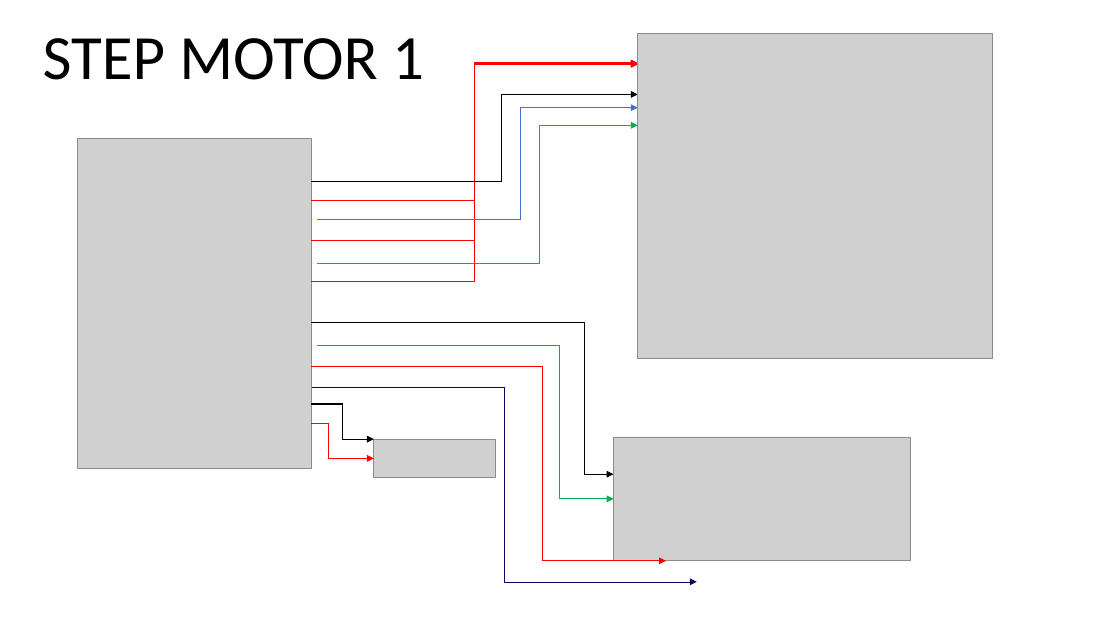
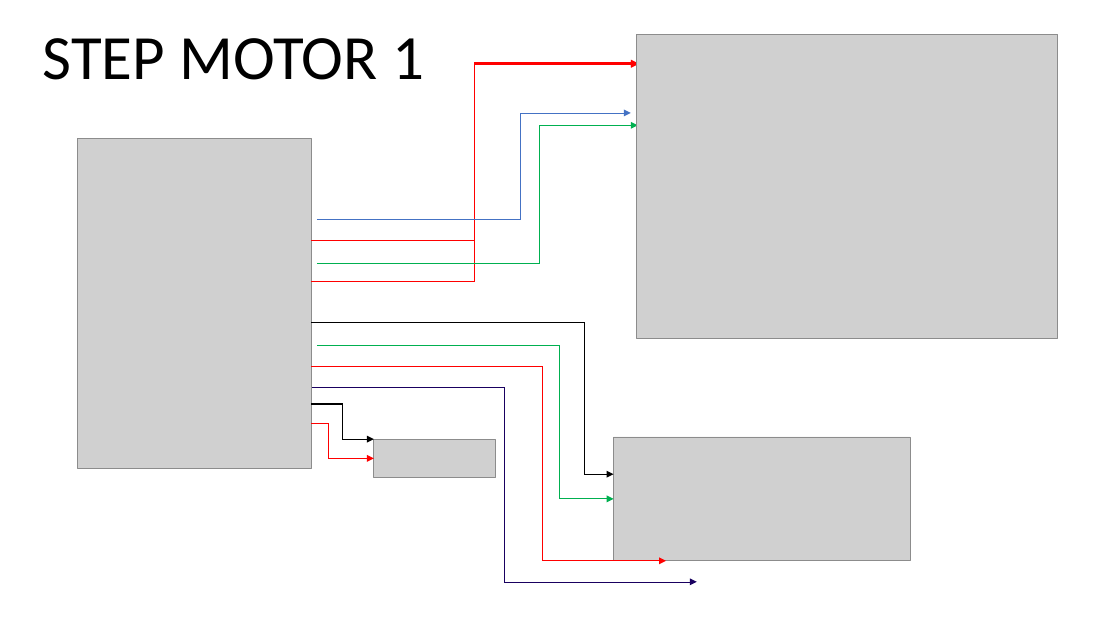
Before and after one commit to FreakJazz/ESP32-control-TB6600, a slide deck: slide 1 of connections/connections.pptx. Drawn at 1120x630 pixels with LibreOffice and Linux fonts; fonts in the diff are those of the drawing; grey boxes stand for pictures. Boxes give left, top, right and bottom in pixels: in the first picture for what was removed or moved away, otherwise in the second. Text is boxed around its words. In the diff, an @@ line names an element or a change of style, - is before the commit and + after.

```diff
--- a/connections/connections.pptx
+++ b/connections/connections.pptx
@@ picture: place and size @@
-picture at (638, 34, 992, 359)
+picture at (637, 34, 1058, 339)
@@ elbow arrow removed from (312, 201) to (638, 63) @@
@@ elbow arrow removed from (312, 181) to (638, 94) @@
@@ elbow arrow moved from (317, 220) - (638, 108) to (317, 220) - (631, 113) @@
```
Also in this commit, not shown: 2 other slides changed, 1 slide added, 2 other files.
